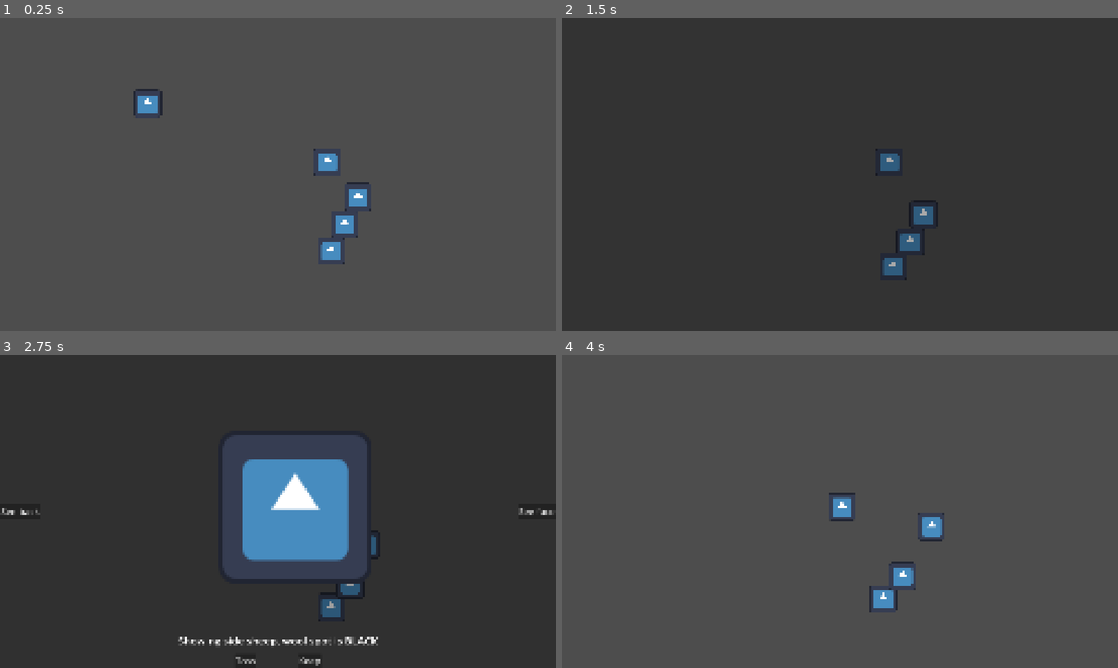
Above: before the commit, frames 1-4 (two rows, left to right).
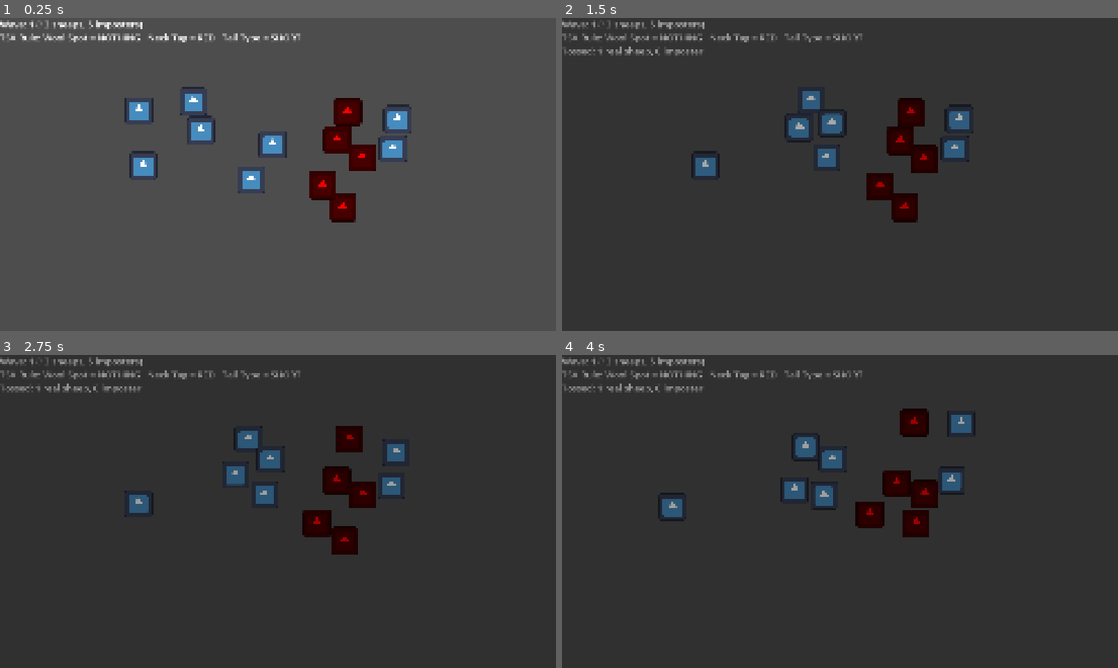
Above: after the commit, the same moments.

Repository: specialOne16/TSA_Comfy-Jam-Spring-2026
Game: Godot game, scene res://gameplay/gameplay.tscn
The game is run twice, just before and just after one commit, with the same random seed, the same clock (stepped at 60 frames per second) and the same inputs. The engine's default icon, where the game draws it, is replaced by a stand-in: a white triangle on a blue panel in a dark square.
Inputs (mouse positions are in pixels of both pictures, inside the frame that each line leads up to):
- Up to frame 1 (0.25 s): no input
- Up to frame 2 (1.5 s): click (712, 102) at 0.52 s; click "Toss" at 1.25 s
- Up to frame 3 (2.75 s): click (328, 498) at 2.02 s
- Up to frame 4 (4 s): click (873, 661) at 2.75 s, where only the run before the commit has a clickable "Keep"; click (1101, 511) at 3.5 s, where only the run before the commit has a clickable "See face"

The runs differ from the first frame. In frame 1, 6.0% of the frame differs, in the area x 0-74%, y 0-79%; in frame 2, 5.9%; in frame 3, 15%; in frame 4, 99%, in the area x 0-100%, y 0-100%.

Commit message:
inspection property

Diff:
--- a/entity/sheep.gd
+++ b/entity/sheep.gd
@@ -7,20 +7,23 @@
 
 signal inspect(sheep: Sheep)
 
+@onready var sprite_2d: Sprite2D = $Sprite2D
 @onready var collision_shape_2d: CollisionShape2D = $CollisionShape2D
 
 var remaining_time: float = 0
 var inspecting: bool = false
 
-var wool_spot: WoolSpot = WoolSpot.values().pick_random()
-var neck_tag: NeckTag = NeckTag.values().pick_random()
-var tail_type: TailType = TailType.values().pick_random()
+var wool_spot: WoolSpot
+var neck_tag: NeckTag
+var tail_type: TailType
 
 func un_inspect():
 	inspecting = false
-	collision_shape_2d.disabled = false
+	sprite_2d.visible = false
 
 func _ready() -> void:
+	sprite_2d.visible = false
+
 	remaining_time = randf_range(-1, 2)
 	velocity = Vector2.from_angle(randf_range(0, TAU)) * randf_range(100, 150)
 
@@ -40,6 +43,6 @@
 
 func _on_texture_button_pressed() -> void:
 	inspecting = true
+	sprite_2d.visible = true
 
 	inspect.emit(self)
-	collision_shape_2d.disabled = true
--- a/entity/sheep.tscn
+++ b/entity/sheep.tscn
@@ -20,4 +20,7 @@
 [node name="CollisionShape2D" type="CollisionShape2D" parent="." unique_id=172810179]
 shape = SubResource("CircleShape2D_mn4pi")
 
+[node name="Sprite2D" type="Sprite2D" parent="." unique_id=908290757]
+texture = ExtResource("1_wl4j8")
+
 [connection signal="pressed" from="TextureButton" to="." method="_on_texture_button_pressed"]
--- a/gameplay/gameplay.gd
+++ b/gameplay/gameplay.gd
@@ -3,5 +3,52 @@
 @onready var gate_field: GateField = $GateField
 @onready var inspection: Inspection = $Inspection
 
+@onready var tsa_rule_label: Label = $Control/VBoxContainer/TsaRuleLabel
+@onready var wave_stat_label: Label = $Control/VBoxContainer/WaveStatLabel
+@onready var next_wave_button: Button = $Control/NextWaveButton
+
+var wool_spot_rule: Sheep.WoolSpot
+var neck_tag_rule: Sheep.NeckTag
+var tail_type_rule: Sheep.TailType
+
+var imposter_count = 0
+
+var real_sheep_tossed = 0
+var imposter_tossed = 0
+
 func _ready() -> void:
 	gate_field.inspect.connect(inspection.inspect)
+	next_wave_button.visible = false
+	Globals.wave += 1
+
+	wool_spot_rule = Sheep.WoolSpot.values().pick_random()
+	neck_tag_rule = Sheep.NeckTag.values().pick_random()
+	tail_type_rule = Sheep.TailType.values().pick_random()
+
+	var sheep = gate_field.spawn_sheep(wool_spot_rule, neck_tag_rule, tail_type_rule)
+	imposter_count = sheep.imposter_count
+	tsa_rule_label.text = "Wave: %d (%d sheeps, %d imposters)\nTSA Rule: Wool Spot = %s   Neck Tag = %s   Tail Type = %s" % [
+		Globals.wave,
+		sheep.total_sheep,
+		sheep.imposter_count,
+		Sheep.WoolSpot.keys()[wool_spot_rule],
+		Sheep.NeckTag.keys()[neck_tag_rule],
+		Sheep.TailType.keys()[tail_type_rule]
+	]
+
+
+func _on_inspection_sheep_tossed(sheep: Sheep) -> void:
+	var follow_rule_count = 0
+
+	if sheep.wool_spot == wool_spot_rule: follow_rule_count += 1
+	if sheep.neck_tag == neck_tag_rule: follow_rule_count += 1
+	if sheep.tail_type == tail_type_rule: follow_rule_count += 1
+
+	if follow_rule_count >= 2: real_sheep_tossed += 1
+	else: imposter_tossed += 1
+
+	wave_stat_label.text = "Tossed: %d real sheep, %d imposter" % [real_sheep_tossed, imposter_tossed]
+
+	if imposter_tossed >= imposter_count:
+		gate_field.inspect.disconnect(inspection.inspect)
+		next_wave_button.visible = true
--- a/gameplay/gameplay.tscn
+++ b/gameplay/gameplay.tscn
@@ -10,3 +10,30 @@
 [node name="GateField" parent="." unique_id=1050532754 instance=ExtResource("1_41n4r")]
 
 [node name="Inspection" parent="." unique_id=186340771 instance=ExtResource("2_ueusv")]
+
+[node name="Control" type="Control" parent="." unique_id=2071808227]
+layout_mode = 3
+anchors_preset = 0
+offset_right = 2560.0
+offset_bottom = 1440.0
+mouse_filter = 2
+
+[node name="VBoxContainer" type="VBoxContainer" parent="Control" unique_id=1989112351]
+layout_mode = 0
+offset_right = 40.0
+offset_bottom = 40.0
+
+[node name="TsaRuleLabel" type="Label" parent="Control/VBoxContainer" unique_id=1588890191]
+layout_mode = 2
+theme_override_font_sizes/font_size = 42
+
+[node name="WaveStatLabel" type="Label" parent="Control/VBoxContainer" unique_id=1136107404]
+layout_mode = 2
+theme_override_font_sizes/font_size = 42
+
+[node name="NextWaveButton" type="Button" parent="Control" unique_id=1362721188]
+layout_mode = 0
+offset_right = 8.0
+offset_bottom = 8.0
+
+[connection signal="sheep_tossed" from="Inspection" to="." method="_on_inspection_sheep_tossed"]
--- a/gameplay/gate_field.gd
+++ b/gameplay/gate_field.gd
@@ -7,8 +7,8 @@
 
 var wave_number: int = 0
 
-func _ready() -> void:
-	var total_sheep = 5#randi_range(6, 14)
+func spawn_sheep(wool_spot_rule: Sheep.WoolSpot, neck_tag_rule: Sheep.NeckTag, tail_type_rule: Sheep.TailType) -> Dictionary:
+	var total_sheep = randi_range(6, 14)
 	var base_imposters = randi_range(2, 5)
 
 	@warning_ignore("integer_division")
@@ -21,12 +21,50 @@
 		var imposter: Sheep = SHEEP.instantiate()
 		imposter.position = Vector2(randf_range(640, 2560 - 640), randf_range(360, 1440 - 360))
 		imposter.inspect.connect(_inspect_sheep)
+		initialize_sheep(imposter, false, wool_spot_rule, neck_tag_rule, tail_type_rule)
 		get_parent().add_child.call_deferred(imposter)
 
 	for i in range(real_sheep_count):
 		var real_sheep: Sheep = SHEEP.instantiate()
 		real_sheep.position = Vector2(randf_range(640, 2560 - 640), randf_range(360, 1440 - 360))
 		real_sheep.inspect.connect(_inspect_sheep)
+		initialize_sheep(real_sheep, true, wool_spot_rule, neck_tag_rule, tail_type_rule)
 		get_parent().add_child.call_deferred(real_sheep)
 
+	return {
+		"total_sheep": total_sheep,
+		"imposter_count": imposter_count
+	}
+
 func _inspect_sheep(sheep: Sheep): inspect.emit(sheep)
+
+func initialize_sheep(sheep: Sheep, real_sheep: bool, wool_spot_rule: Sheep.WoolSpot, neck_tag_rule: Sheep.NeckTag, tail_type_rule: Sheep.TailType):
+	var follow_rule_count = randi_range(2, 3) if real_sheep else randi_range(0, 1)
+
+	var follow_wool_spot_rule = true if follow_rule_count == 3 else randi_range(0, follow_rule_count) > 0
+	if follow_wool_spot_rule:
+		sheep.wool_spot = wool_spot_rule
+		follow_rule_count -= 1
+	else:
+		sheep.wool_spot = Sheep.WoolSpot.values().filter(func(r): return r != wool_spot_rule).pick_random()
+		assert(sheep.wool_spot != wool_spot_rule)
+
+	var follow_neck_tag_rule = true if follow_rule_count == 2 else randi_range(0, follow_rule_count) > 0
+	if follow_neck_tag_rule:
+		sheep.neck_tag = neck_tag_rule
+		follow_rule_count -= 1
+	else:
+		sheep.neck_tag = Sheep.NeckTag.values().filter(func(r): return r != neck_tag_rule).pick_random()
+		assert(sheep.neck_tag != neck_tag_rule)
+
+	var follow_tail_type_rule = true if follow_rule_count == 1 else randi_range(0, follow_rule_count) > 0
+	if follow_tail_type_rule:
+		sheep.tail_type = tail_type_rule
+		follow_rule_count -= 1
+	else:
+		sheep.tail_type = Sheep.TailType.values().filter(func(r): return r != tail_type_rule).pick_random()
+		assert(sheep.tail_type != tail_type_rule)
+
+	assert(follow_rule_count == 0)
+
+	if not real_sheep: sheep.modulate = Color.RED
--- a/gameplay/inspection.gd
+++ b/gameplay/inspection.gd
@@ -2,6 +2,8 @@
 class_name Inspection
 
 enum Pov { SIDE, BACK, FACE }
+
+signal sheep_tossed(sheep: Sheep)
 
 @onready var color_rect: ColorRect = $Control/ColorRect
 @onready var debug_data: Label = $Control/DebugData
@@ -22,7 +24,7 @@
 	var tween = create_tween()
 	tween.set_parallel()
 	tween.tween_property(sheep, "position", Vector2(1280, 720), 1)
-	tween.tween_property(sheep, "scale", Vector2.ONE * 8, 1)
+	tween.tween_property(sheep.sprite_2d, "scale", Vector2.ONE * 8, 1)
 	tween.tween_property(color_rect, "color", Color.hex(0x00000060), 1)
 
 	setup_button()
@@ -86,6 +88,7 @@
 
 
 func _on_toss_button_pressed() -> void:
+	sheep_tossed.emit(inspecting_sheep)
 	inspecting_sheep.queue_free()
 	inspecting_sheep = null
 	setup_button()
@@ -94,7 +97,7 @@
 func _on_keep_button_pressed() -> void:
 	var tween = create_tween()
 	tween.set_parallel()
-	tween.tween_property(inspecting_sheep, "scale", Vector2.ONE, 1)
+	tween.tween_property(inspecting_sheep.sprite_2d, "scale", Vector2.ONE, 1)
 	tween.tween_property(color_rect, "color", Color.hex(0x00000000), 1)
 
 	await tween.finished
--- a/gameplay/inspection.tscn
+++ b/gameplay/inspection.tscn
@@ -19,6 +19,7 @@
 anchor_bottom = 1.0
 grow_horizontal = 2
 grow_vertical = 2
+mouse_filter = 2
 color = Color(0, 0, 0, 0)
 
 [node name="LeftButton" type="Button" parent="Control" unique_id=391010696]
